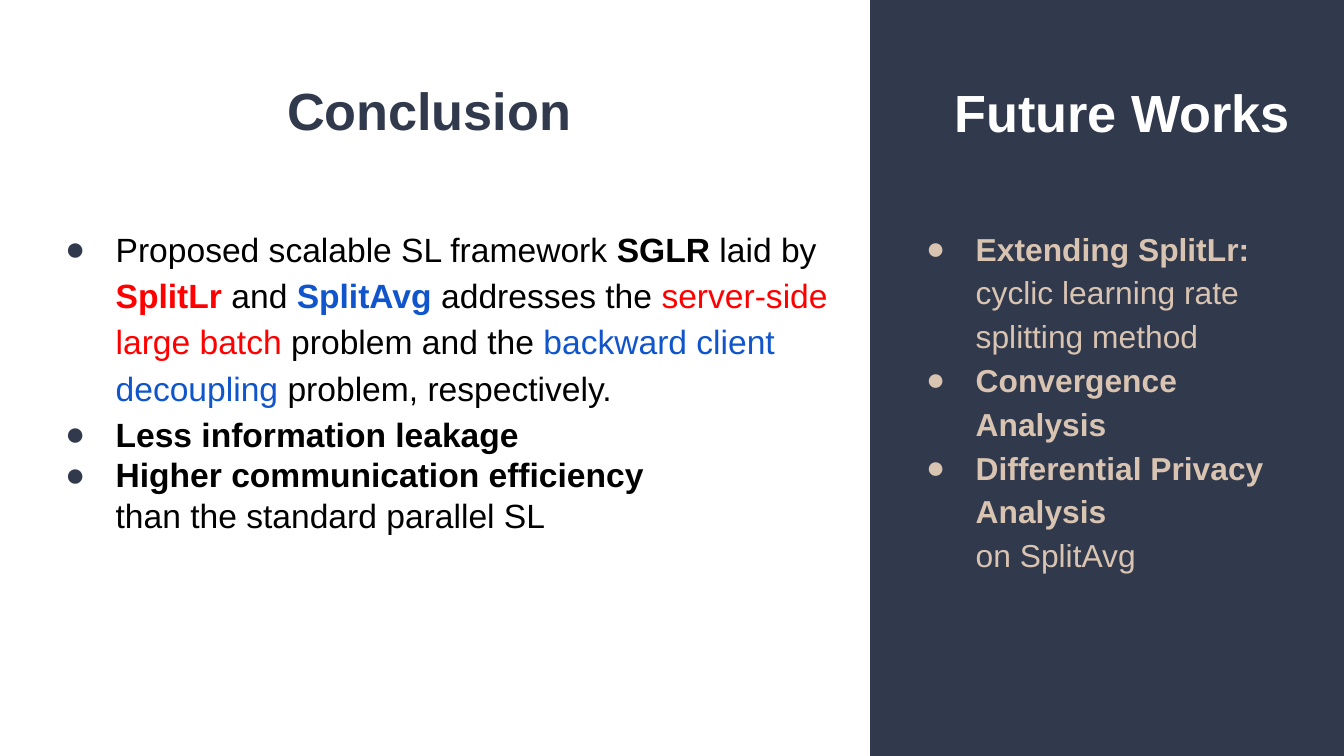
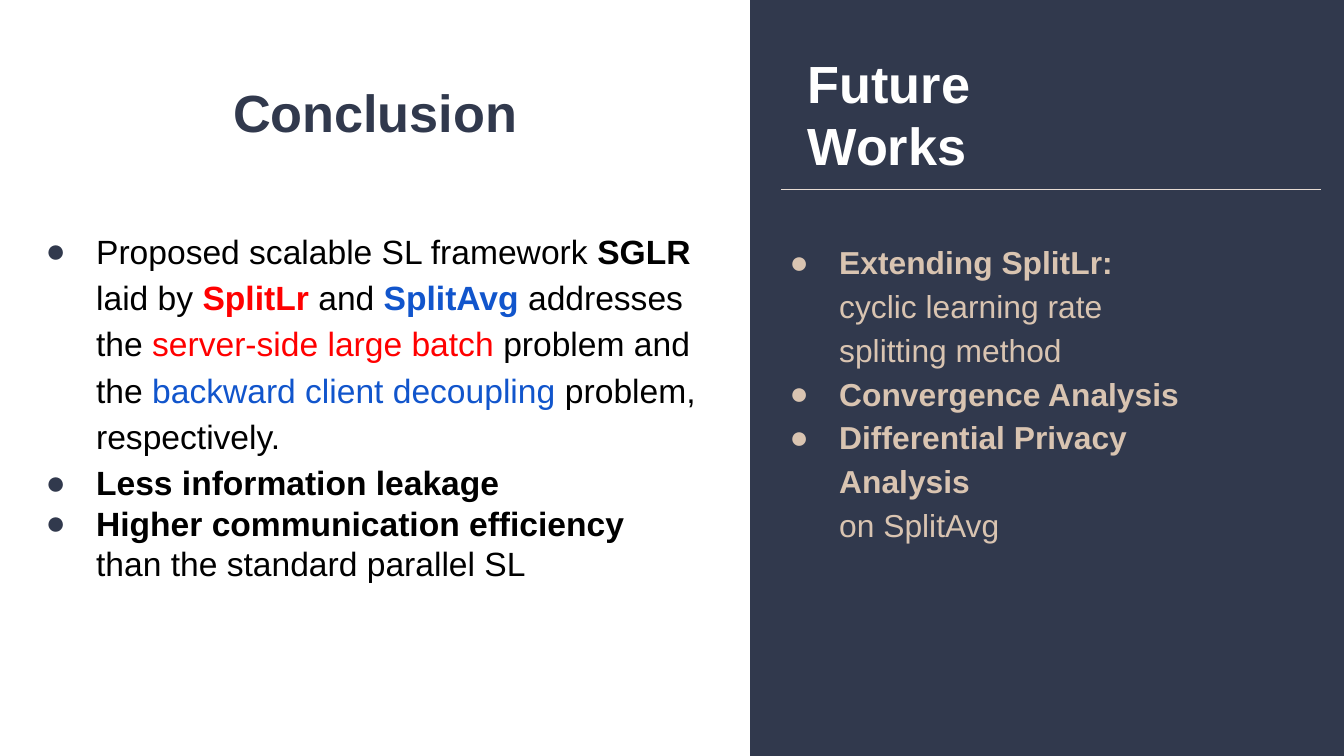
Before and after one commit to Mansi130101/Server-Side-Local-Gradient-Averaging-and-Learning-Rate-Acceleration-for-Scalable-Split-Learning, a slide deck: slide 10 of AAAI FL Presentation.pptx. Drawn at 1344x756 pixels with LibreOffice and Linux fonts; fonts in the diff are those of the drawing. Boxes give left, top, right and bottom in pixels: in the first picture for what was removed or moved away, otherwise in the second. Text is boxed around its words. In the diff, an @@ line names an element or a change of style, - is before the commit and + after.

```diff
--- a/AAAI FL Presentation.pptx
+++ b/AAAI FL Presentation.pptx
@@ rectangle: place and size @@
-rectangle at (871,0,1344,755)
+rectangle at (750,0,1344,755)
@@ title "Future Works": place and size @@
-title "Future Works" at (954,94,1290,133)
+title "Future Works" at (808,67,970,166)
@@ title "Future Works" at (808,67,970,166): alignment centre to left @@
@@ title "Conclusion": place and size @@
-title "Conclusion" at (287,92,571,131)
+title "Conclusion" at (233,94,517,133)
@@ line added from (781, 190) to (1321, 190), #E7DCD3 0.75 pt @@
@@ text "Proposed scalable SL framework SGLR ..." rewrapped from (116,237,828,534) to (96,239,696,582) @@
@@ text "Extending SplitLr: cyclic learning rate ..." rewrapped from (976,238,1263,573) to (839,251,1179,543) @@
```
Also in this commit, not shown: 6 other slides changed.
